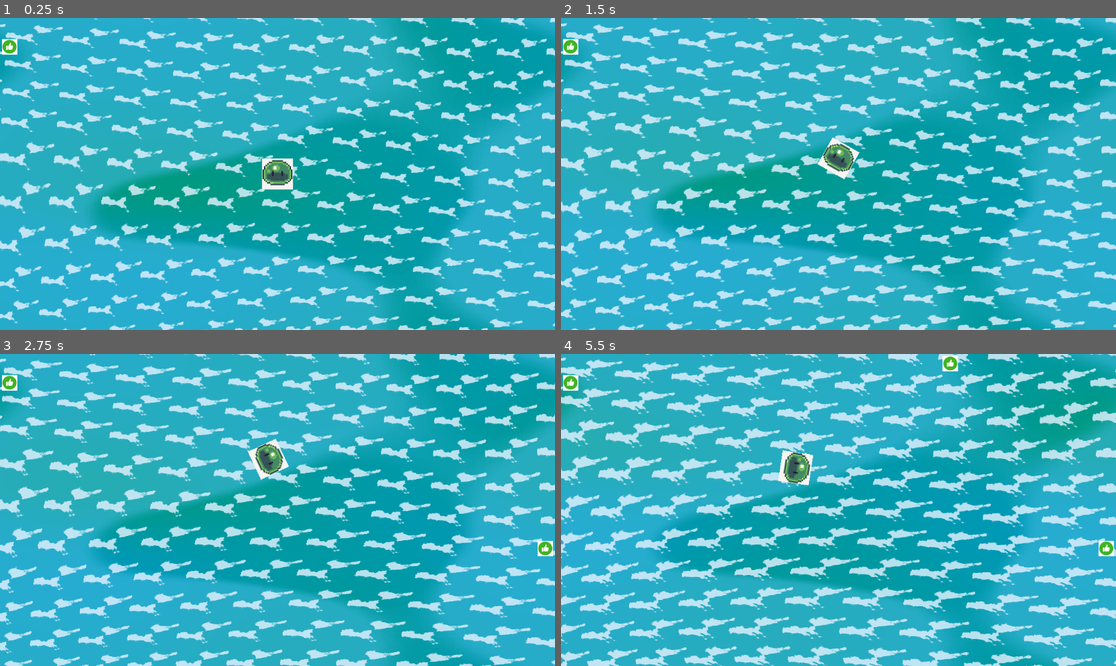
Above: before the commit, frames 1-4 (two rows, left to right).
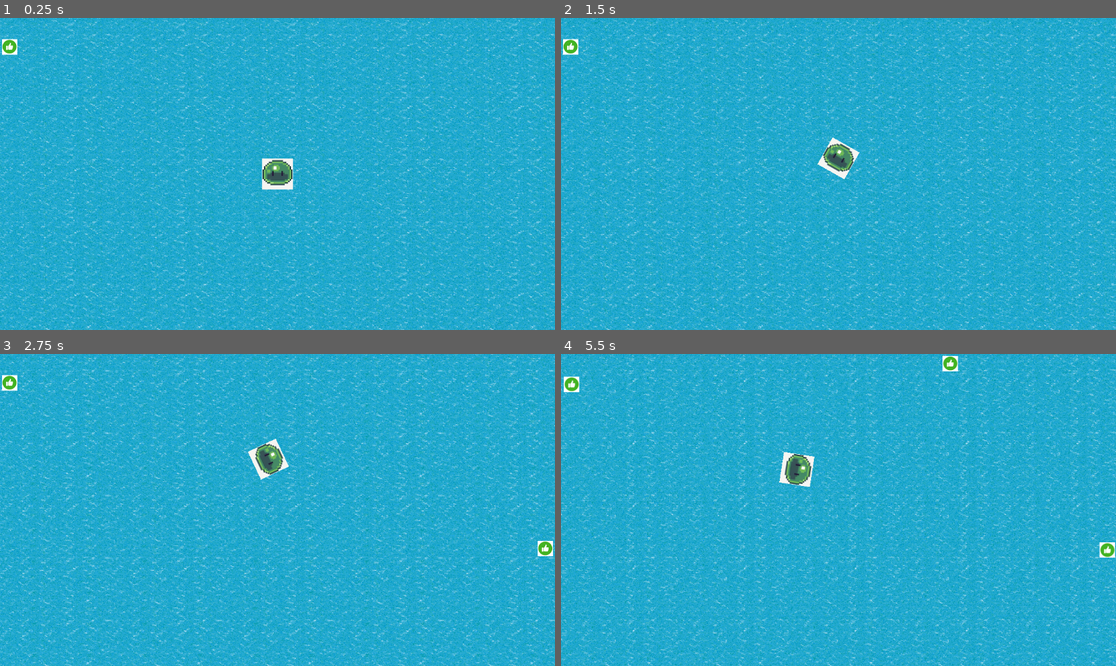
Above: after the commit, the same moments.

Repository: Of-Machines-and-Men/flotscum
Game: Godot game, scene res://scenes/levels/game_world.tscn
Two runs of this game, one before a commit and one after it. Both use one fixed random seed, a clock stepped at 60 frames per second and the inputs below.
Inputs (mouse positions are in pixels of both pictures, inside the frame that each line leads up to):
- Up to frame 1 (0.25 s): no input
- Up to frame 2 (1.5 s): move the mouse to (810, 236) at 0.52 s; hold W (moveup) from 0.53 s (still down); move the mouse to (1005, 220) at 1.27 s
- Up to frame 3 (2.75 s): move the mouse to (111, 463) at 2.02 s; release W (moveup) at 2.03 s; hold A (moveleft) from 2.03 s (still down)
- Up to frame 4 (5.5 s): move the mouse to (866, 510) at 2.77 s; move the mouse to (755, 432) at 3.52 s; release A (moveleft) at 3.53 s; hold S (movedown) 3.53-4.28 s; move the mouse to (960, 494) at 4.27 s; hold D (moveright) 4.28-5.03 s; move the mouse to (727, 525) at 5.02 s; hold W (moveup) from 5.03 s (still down)

The runs differ from the first frame. In frame 1, 54% of the frame differs, in the area x 0-100%, y 0-100%; in frame 2, 56%; in frame 3, 57%; in frame 4, 59%.

Commit message:
Camera is buggered, fixing
So turns out, updating on each frame isn't great! Also since its trying to set itself each frame even without the check between each frame, with no smoothing, it looks ugly.

So we'll see where it WANTS to be, and its current position, and lerp between them.

Diff:
--- a/scenes/levels/game_world.tscn
+++ b/scenes/levels/game_world.tscn
@@ -1,10 +1,7 @@
 [gd_scene format=3 uid="uid://bu0l7lx6otexd"]
 
 [ext_resource type="Shader" uid="uid://bi28g0yfik0rs" path="res://shaders/ocean.gdshader" id="1_7y55x"]
-
-[ext_resource type="PackedScene" uid="uid://ol8irxl6lelf" path="res://scenes/characters/player/player_character.tscn" id="1_upt1h"]
 [ext_resource type="Script" uid="uid://ouijb0pf6arq" path="res://scripts/playercharacter/camera.gd" id="2_75bvq"]
-
 [ext_resource type="Script" uid="uid://8u3ts410dhvl" path="res://scenes/levels/ocean_background.gd" id="2_hyc8p"]
 [ext_resource type="Script" uid="uid://c8mpy6wdtltu7" path="res://scenes/entities/spawners/spawner.gd" id="2_w0s2s"]
 [ext_resource type="PackedScene" uid="uid://fegfnwhatpdg" path="res://scenes/entities/collectible/structural/StructuralCollectible.tscn" id="3_4r7d4"]
@@ -12,45 +9,42 @@
 
 [sub_resource type="FastNoiseLite" id="FastNoiseLite_75bvq"]
 noise_type = 2
-fractal_gain = 0.7
+frequency = 0.005
+fractal_octaves = 6
+fractal_lacunarity = 2.3
 fractal_weighted_strength = 0.75
 cellular_distance_function = 3
+cellular_return_type = 0
 
 [sub_resource type="NoiseTexture2D" id="NoiseTexture2D_b3nq0"]
-width = 256
-height = 256
+width = 1024
+height = 1024
 noise = SubResource("FastNoiseLite_75bvq")
 seamless = true
 
 [sub_resource type="FastNoiseLite" id="FastNoiseLite_7y55x"]
-noise_type = 3
-frequency = 0.0035
-fractal_octaves = 3
+frequency = 0.003
+fractal_octaves = 6
+fractal_lacunarity = 2.3
 
 [sub_resource type="NoiseTexture2D" id="NoiseTexture2D_hyc8p"]
-width = 128
-height = 128
+width = 1024
+height = 1024
 generate_mipmaps = false
 noise = SubResource("FastNoiseLite_7y55x")
 seamless = true
 seamless_blend_skirt = 0.5
 
-[sub_resource type="FastNoiseLite" id="FastNoiseLite_hyc8p"]
-noise_type = 3
-frequency = 0.005
-fractal_type = 2
-fractal_octaves = 1
-fractal_lacunarity = 5.0
-fractal_gain = 1.0
+[sub_resource type="FastNoiseLite" id="FastNoiseLite_b3nq0"]
+frequency = 0.008
+fractal_octaves = 6
+fractal_lacunarity = 2.3
 
-[sub_resource type="NoiseTexture2D" id="NoiseTexture2D_75bvq"]
-width = 256
-height = 256
-generate_mipmaps = false
-noise = SubResource("FastNoiseLite_hyc8p")
+[sub_resource type="NoiseTexture2D" id="NoiseTexture2D_cryqq"]
+width = 1024
+height = 1024
+noise = SubResource("FastNoiseLite_b3nq0")
 seamless = true
-seamless_blend_skirt = 0.5
-bump_strength = 3.0
 
 [sub_resource type="ShaderMaterial" id="ShaderMaterial_hyc8p"]
 shader = ExtResource("1_7y55x")
@@ -66,22 +60,26 @@
 shader_parameter/time_scale = 0.05
 shader_parameter/deep_color_a = Color(0, 0.6, 1, 1)
 shader_parameter/deep_color_b = Color(0, 0.6, 0.5, 1)
-shader_parameter/wave_noise_texture = SubResource("NoiseTexture2D_75bvq")
+shader_parameter/wave_noise_texture = SubResource("NoiseTexture2D_cryqq")
 shader_parameter/wave_scale = 1.0000000475
 shader_parameter/wave_strength = 0.5
 shader_parameter/wave_crest_color = Color(0.3, 0.75, 0.9, 1)
 shader_parameter/foam_noise_texture = SubResource("NoiseTexture2D_b3nq0")
-shader_parameter/foam_scale = 10.0000004275
+shader_parameter/foam_scale = 0.50000002305148
 shader_parameter/foam_noise_scale = 2.0
 shader_parameter/foam_threshold = 0.50000002375
 shader_parameter/foam_strength = 0.800000038
 shader_parameter/foam_color = Color(0.9, 0.95, 1, 1)
+shader_parameter/world_scale = 0.01999999955297
+shader_parameter/layer_b_scale = 1.2
+shader_parameter/layer_c_scale = 1.4
+shader_parameter/warp_strength = 0.3
 
 [node name="Game World" type="Node2D" unique_id=1526779244]
 
 [node name="Camera2D" type="Camera2D" parent="." unique_id=1591346675]
 script = ExtResource("2_75bvq")
-target = NodePath("../RigidBody2D")
+target = NodePath("../Player")
 
 [node name="Entities" type="Node2D" parent="." unique_id=2140729309]
 
--- a/scripts/playercharacter/camera.gd
+++ b/scripts/playercharacter/camera.gd
@@ -12,8 +12,9 @@
 	_target_node = get_node(target)
 	# Disable smoothing, we'll do it ourselves
 	position_smoothing_enabled = false
+	physics_interpolation_mode = Node.PHYSICS_INTERPOLATION_MODE_ON
 
-func _physics_process(delta):
+func _process(delta):
 	if not _target_node:
 		return
 
@@ -25,4 +26,6 @@
 	if outside > 0:
 		var direction = (target_pos - global_position).normalized()
 		var speed = clamp(outside * speed_ramp, min_speed, max_speed)
-		global_position += direction * speed * delta
+		var desired_pos = global_position + direction * speed * delta
+		# Lerp toward desired position instead of snapping
+		global_position = lerp(global_position, desired_pos, 0.2)
--- a/shaders/ocean.gdshader
+++ b/shaders/ocean.gdshader
@@ -1,7 +1,6 @@
 shader_type canvas_item;
 
 // Shared
-// We don't use these yet, but might be worth holding onto
 uniform vec2 wind_dir = vec2(0.5, 0.8);
 uniform float wind_speed : hint_range(0.0, 5.0) = 1.2;
 
@@ -21,57 +20,79 @@
 // Waves
 uniform sampler2D wave_noise_texture : repeat_enable;
 uniform float wave_scale : hint_range(0.0, 5.0) = 1.5;
-uniform float wave_strength : hint_range(0.0, 1) = 0.5;
+uniform float wave_strength : hint_range(0.0, 1.0) = 0.5;
 uniform vec4 wave_crest_color : source_color = vec4(0.3, 0.75, 0.9, 1.0);
 
 // Foam
 uniform sampler2D foam_noise_texture : repeat_enable;
-uniform float foam_scale : hint_range(1.0, 50.0) = 10.0;
-uniform float foam_noise_scale : hint_range(0.1, 5.0) = 2.0;
-uniform float foam_threshold : hint_range(0.0, 1.0) = 0.5;
+uniform float foam_scale : hint_range(0.01, 10.0) = 0.3;
+uniform float foam_noise_scale : hint_range(0.1, 5.0) = 0.1;
+uniform float foam_threshold : hint_range(0.0, 1.0) = 0.1;
 uniform float foam_strength : hint_range(0.0, 1.0) = 0.8;
 uniform vec4 foam_color : source_color = vec4(0.9, 0.95, 1.0, 1.0);
 
-void fragment() {
-	// Deep water
-	vec2 uv = UV + TIME * time_scale;
-	float noise = texture(noise_texture, uv).r;
-	vec4 deep_water = mix(deep_color_a, deep_color_b, noise);
+// Anti-repetition
+uniform float world_scale : hint_range(0.0001, 0.02) = 0.005;
+uniform float layer_b_scale : hint_range(1.0, 4.0) = 2.2;
+uniform float layer_c_scale : hint_range(1.0, 8.0) = 5.7;
+uniform float warp_strength : hint_range(0.0, 1.0) = 0.6;
 
-	vec2 current_a = normalize(current_a_dir);
-	vec2 current_b = normalize(current_b_dir);
-
-	float speed_a = current_a_speed * (sin(TIME * current_a_frequency) * 0.5 + 0.5);
-	float speed_b = current_a_speed * (sin(TIME * current_b_frequency) * 0.5 + 0.5);
-
-	float wave_a = texture(wave_noise_texture, UV * wave_scale + current_a * TIME * 0.01 * speed_a).r;
-	float wave_b = texture(wave_noise_texture, UV * wave_scale + current_b * TIME * 0.01 * speed_b).r;
-
-	float wave = max(wave_a, wave_b);
-	wave = smoothstep(0.45, 0.55, wave);
-
-	vec4 surface = mix(deep_water, wave_crest_color, wave * wave_strength);
-
-	vec2 foam_warp = vec2(
-	    texture(noise_texture, UV * 0.5 + TIME * 0.02).r,
-	    texture(noise_texture, UV * 0.5 + TIME * 0.02 + vec2(0.4)).r
-	) * 2.0 - 1.0;
-	vec2 foam_uv_a = (UV + foam_warp * 0.15) * foam_scale + current_a * TIME * 0.1 * speed_a;
-	vec2 foam_uv_b = (UV + foam_warp * 0.15) * foam_scale + current_b * TIME * 0.1 * speed_b;
-
-	float foam_a = texture(foam_noise_texture, foam_uv_a).r;
-	float foam_b = texture(foam_noise_texture, foam_uv_b).r;
-
-	float foam_cells = max(foam_a, foam_b);
-
-	float foam = smoothstep(foam_threshold, foam_threshold + 0.1, foam_cells);
-
-	vec4 final = mix(surface, foam_color, clamp(foam * foam_strength, 0.0, 1.0));
-
-	COLOR = final;
+float layered_noise(sampler2D tex, vec2 uv, vec2 t) {
+    float a = texture(tex, uv + t).r;
+    float b = texture(tex, uv * layer_b_scale + t * 1.3 + vec2(0.2, 0.7)).r;
+    float c = texture(tex, uv * layer_c_scale + t * 0.7 + vec2(0.5, 0.3)).r;
+    return a * 0.5 + b * 0.3 + c * 0.2;
 }
 
-//void light() {
-//	// Called for every pixel for every light affecting the CanvasItem.
-//	// Uncomment to replace the default light processing function with this one.
-//}
+vec2 domain_warp(sampler2D tex, vec2 uv, float t, float strength) {
+    float wx = texture(tex, uv * 0.4 + t * 0.03).r;
+    float wy = texture(tex, uv * 0.4 + t * 0.03 + vec2(0.43, 0.71)).r;
+    return (vec2(wx, wy) * 2.0 - 1.0) * strength;
+}
+
+void fragment() {
+    // World UVs!! These are p much so we get less repeating and is reliant on set stuff.
+
+    vec2 world_uv = (SCREEN_UV + TIME * 0.0) / world_scale;
+
+    // Current speeds (oscillating) - I know Fiachna did some current stuff, unsure on how to connect these to those...
+    vec2 cur_a = normalize(current_a_dir);
+    vec2 cur_b = normalize(current_b_dir);
+    float speed_a = current_a_speed * (sin(TIME * current_a_frequency) * 0.5 + 0.5);
+    float speed_b = current_b_speed * (sin(TIME * current_b_frequency) * 0.5 + 0.5);
+
+    vec2 warp = domain_warp(noise_texture, world_uv, TIME, warp_strength);
+
+    // --- Deep water ---
+    vec2 deep_uv = world_uv + warp + TIME * time_scale;
+    float noise = layered_noise(noise_texture, deep_uv, vec2(0.0));
+    vec4 deep_water = mix(deep_color_a, deep_color_b, noise);
+
+    // --- Waves ---
+    vec2 wave_uv = world_uv + warp;
+    float wave_a = layered_noise(wave_noise_texture,
+        wave_uv * wave_scale + cur_a * TIME * 0.01 * speed_a,
+        vec2(0.0));
+    float wave_b = layered_noise(wave_noise_texture,
+        wave_uv * wave_scale + cur_b * TIME * 0.01 * speed_b,
+        vec2(0.17, 0.53));
+
+    float wave = max(wave_a, wave_b);
+    wave = smoothstep(0.45, 0.55, wave);
+    vec4 surface = mix(deep_water, wave_crest_color, wave * wave_strength);
+
+    // --- Foam ---
+    // more warp! more chaos!
+    vec2 foam_warp = domain_warp(noise_texture, world_uv * 0.5, TIME, warp_strength * 0.5);
+    vec2 foam_uv_a = (world_uv + foam_warp) * foam_scale + cur_a * TIME * 0.1 * speed_a;
+    vec2 foam_uv_b = (world_uv + foam_warp) * foam_scale + cur_b * TIME * 0.1 * speed_b;
+
+    float foam_a = layered_noise(foam_noise_texture, foam_uv_a, vec2(0.0));
+    float foam_b = layered_noise(foam_noise_texture, foam_uv_b, vec2(0.31, 0.62));
+
+    float foam_cells = max(foam_a, foam_b);
+    float foam = smoothstep(foam_threshold, foam_threshold + 0.4, foam_cells);
+
+    vec4 final = mix(surface, foam_color, clamp(foam * foam_strength, 0.0, 1.0));
+    COLOR = final;
+}
